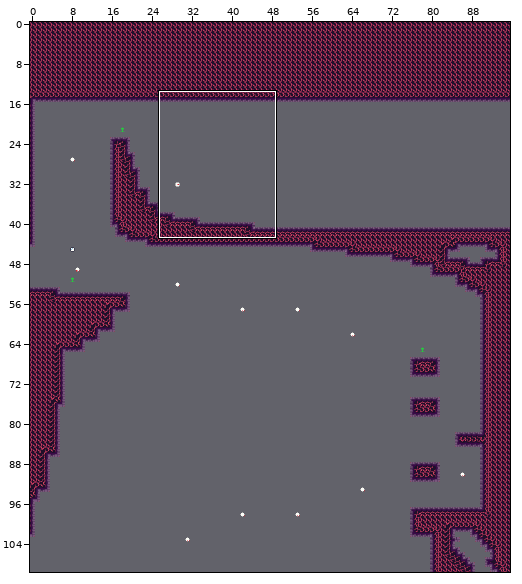
Two states of a Tiled map (JSON), assets/world/room/fire4.json. The picture above shows the old version from afar; the outline marks the close-up.
Close-up. Earlier state:
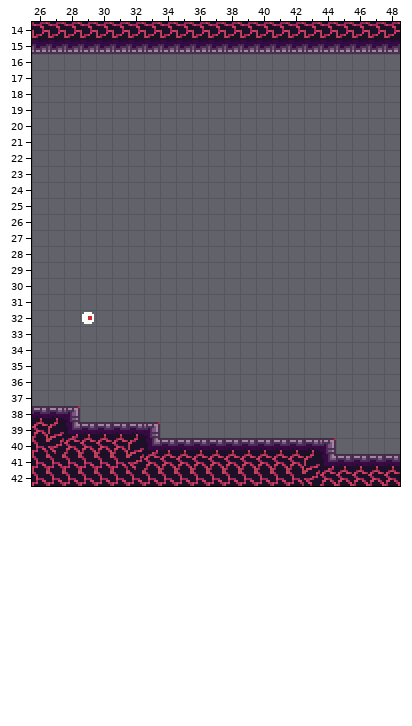
Cells are 8x8 px. Shown: x 26..48, y 14..42. The commit also changed other parts of the map, which this record leaves out.
The result:
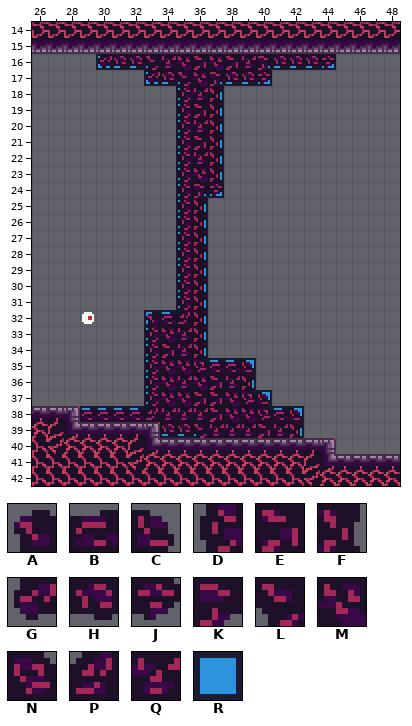
Key: from "fire_bg_decal": A 0, B 1, C 2, D 13, E 14, F 15, G 26, H 27, J 28, K 39, L 40, M 41, N 52, P 53, Q 54; from "tools": R 20.
_ is an empty cell.
Tiles of an added or newly shown layer are drawn over the layers below it.
The exact change:
Layer "bg_draft" (added):
y 16: x 30..33 ____ -> RRRR; x 40..44 _____ -> RRRRR
y 17: x 33..35 ___ -> RRR; x 37..40 ____ -> RRRR
y 18..23: x 35 _ -> R; x 37 _ -> R
y 24: x 35..37 ___ -> RRR
y 25..31: x 35..36 __ -> RR
y 32: x 33..36 ____ -> RRRR
y 33..34: x 33 _ -> R; x 36 _ -> R
y 35: x 33 _ -> R; x 36..39 ____ -> RRRR
y 36: x 33 _ -> R; x 39 _ -> R
y 37: x 33 _ -> R; x 39..40 __ -> RR
y 38: x 29..33 _____ -> RRRRR; x 40..42 ___ -> RRR
y 39: x 34..36 ___ -> RRR; x 42 _ -> R
Layer "bg":
y 16: x 30..44 _______________ -> GHHLQMEMEQKHHHJ
y 17: x 33..40 ________ -> GHLMKHHJ
y 18: x 35..37 ___ -> DQF
y 19: x 35..37 ___ -> DEF
y 20: x 35..37 ___ -> DQF
y 21: x 35..37 ___ -> DEF
y 22: x 35..37 ___ -> DQF
y 23: x 35..37 ___ -> DMF
y 24: x 35..37 ___ -> DKJ
y 25..31: x 35..36 __ -> DF
y 32: x 33..36 ____ -> ABPF
y 33: x 33..36 ____ -> DMQF
y 34: x 33..36 ____ -> DEQF
y 35: x 33..39 _______ -> DMMNBBC
y 36: x 33..39 _______ -> DMQMEQF
y 37: x 33..40 ________ -> DMMEEMNC
y 38: x 29..42 ______________ -> BBBBPQQQEMMNBC
y 39: x 34..42 _________ -> HHLQQQEQF
Pixel boxes of the changes (left, top, right, bottom) in both close-ups:
added: (80, 54, 336, 438)
